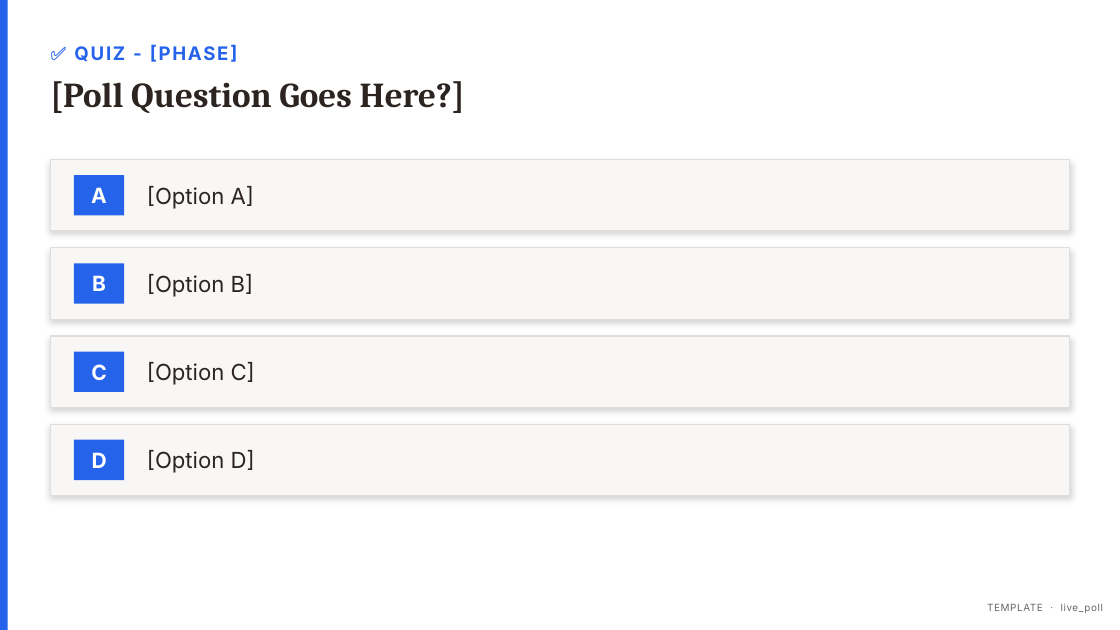
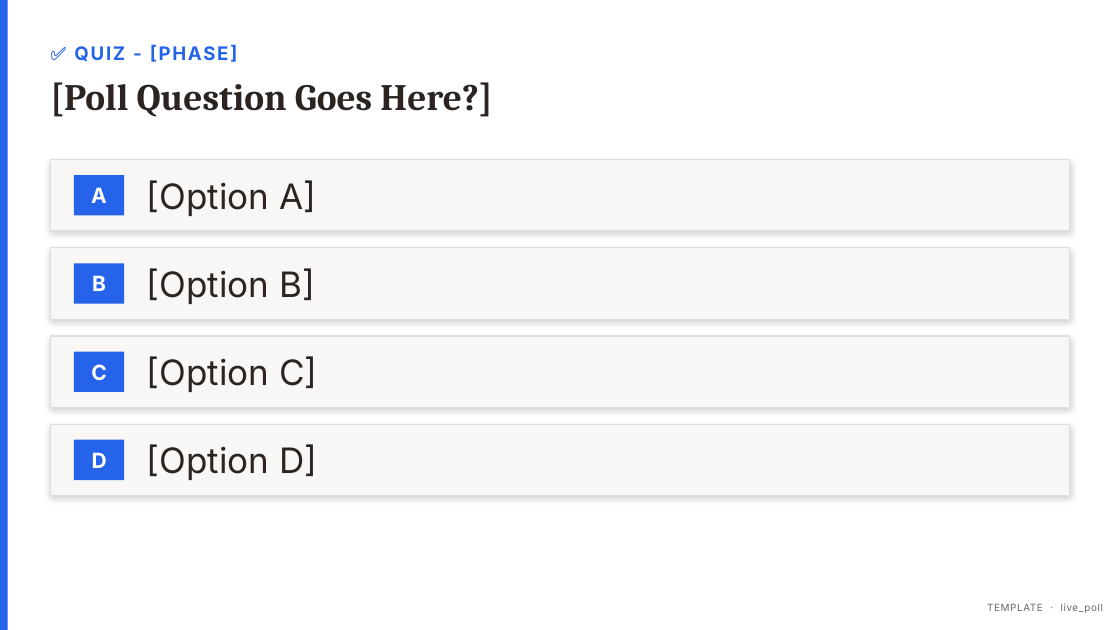
Before and after one commit to ls1intum/hestia, a slide deck: slide 7 of apps/workshopper/backend/src/main/resources/templates/workshopper-default.pptx (slide 8 before the commit). Drawn at 1120x630 pixels with LibreOffice and Linux fonts; fonts in the diff are those of the drawing. Boxes give left, top, right and bottom in pixels: in the first picture for what was removed or moved away, otherwise in the second. Text is boxed around its words. In the diff, an @@ line names an element or a change of style, - is before the commit and + after.

Commit message:
feat(workshopper): delete activity_tiled layout and remove debrief reflection question (#87)
- Shifted PowerPoint template layout indices down to reflect the deleted activity_tiled slide

- Unified activity slides under the new activity_sidebar layout logic

- Overhauled SlideWorkstation.tsx preview to match new activity_sidebar geometry and font sizing

- Purged debrief reflection questions from LLM prompts and frontend form editors

```diff
--- a/apps/workshopper/backend/src/main/resources/templates/workshopper-default.pptx
+++ b/apps/workshopper/backend/src/main/resources/templates/workshopper-default.pptx
@@ text "[Poll Question Goes Here?]" at (50, 82, 492, 117): size 30 to 32 pt @@
@@ size 19 to 30 pt in 4 elements at (147, 180, 316, 216), (147, 268, 315, 304), (147, 356, 317, 392), (147, 444, 317, 480) @@
```
Also in this commit, not shown: 9 other slides changed, 1 slide removed, 14 other files.
